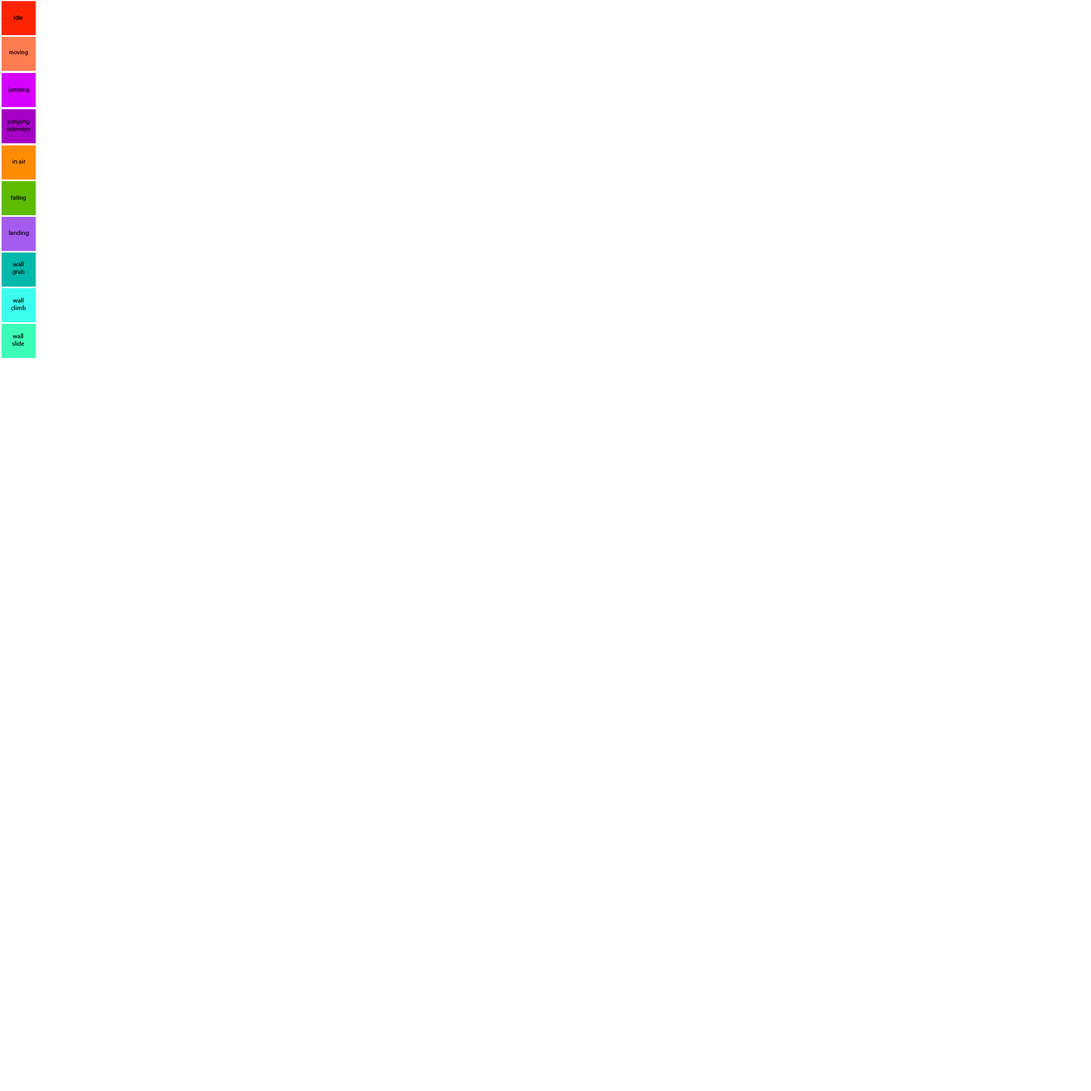
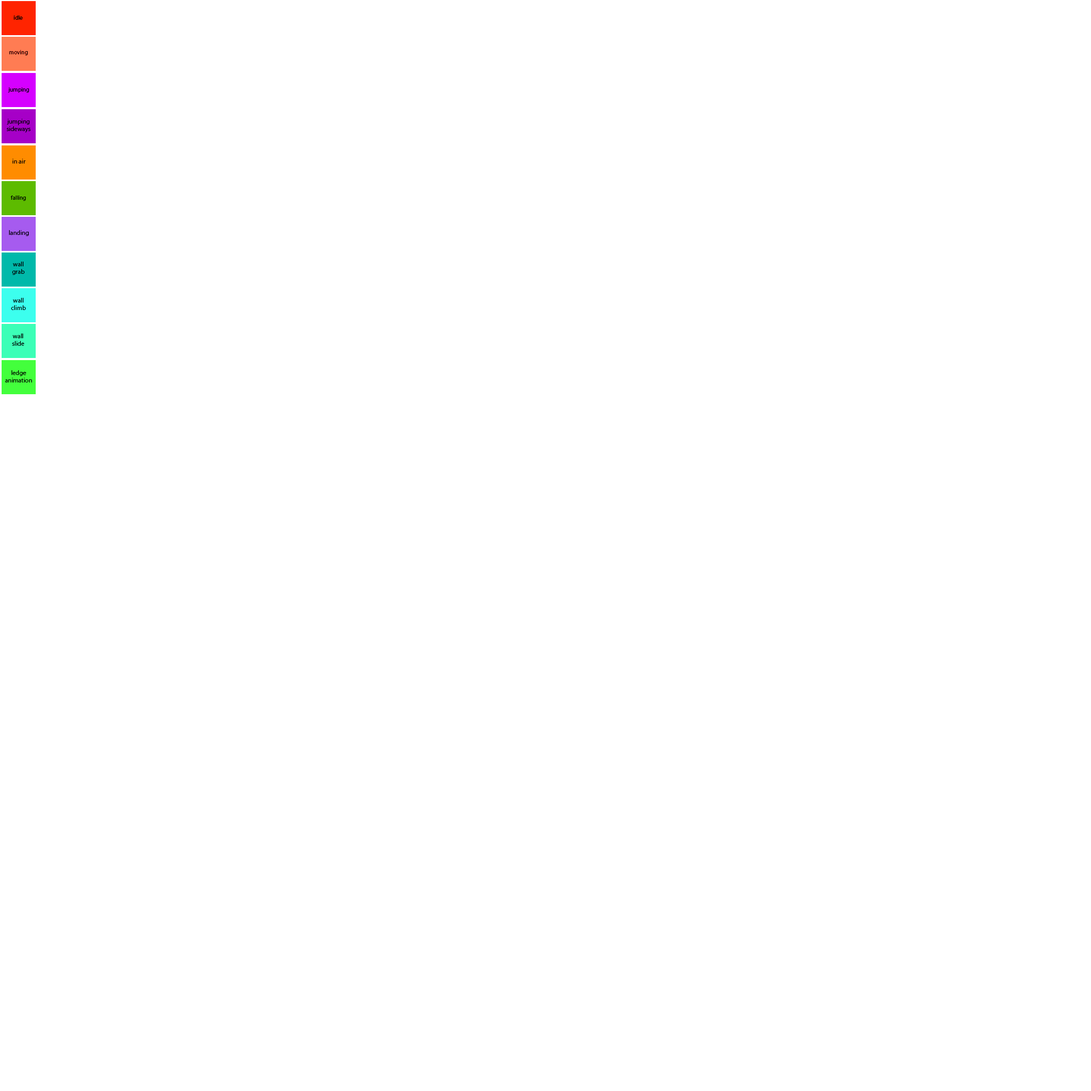
Layer changes from the first w=1091, h=1091 image to the second:
renamed "jumping sideways" to "ledge animation", painted on it over [1, 360, 36, 395]
